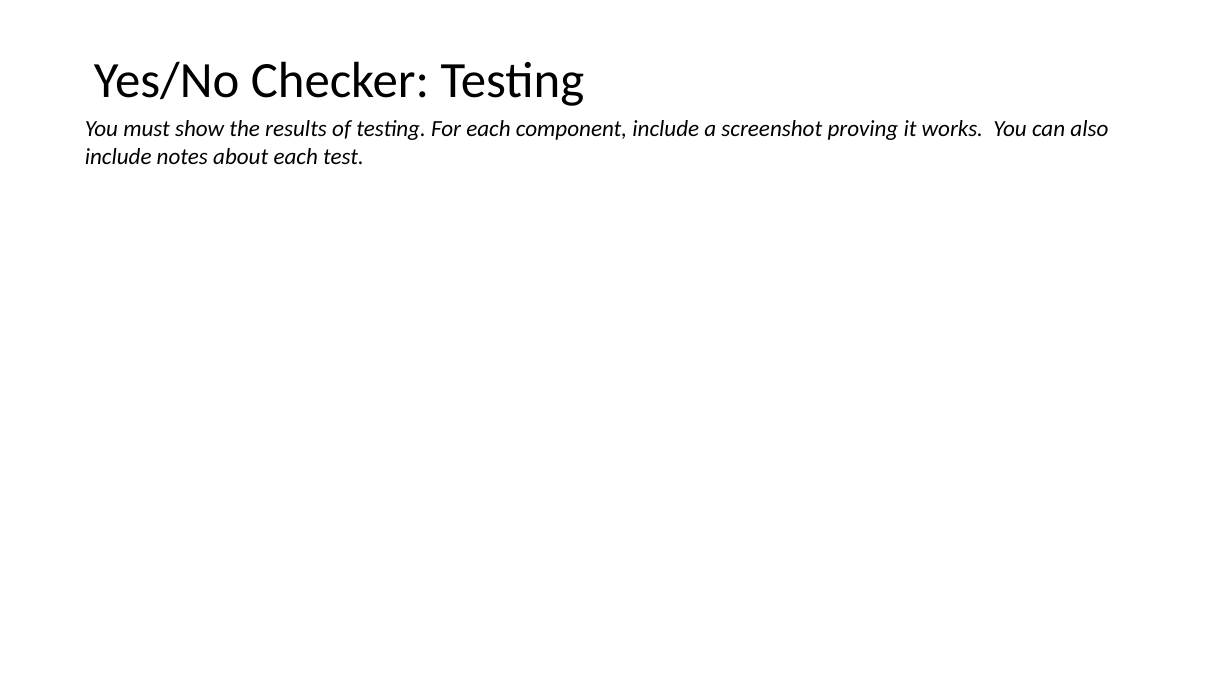
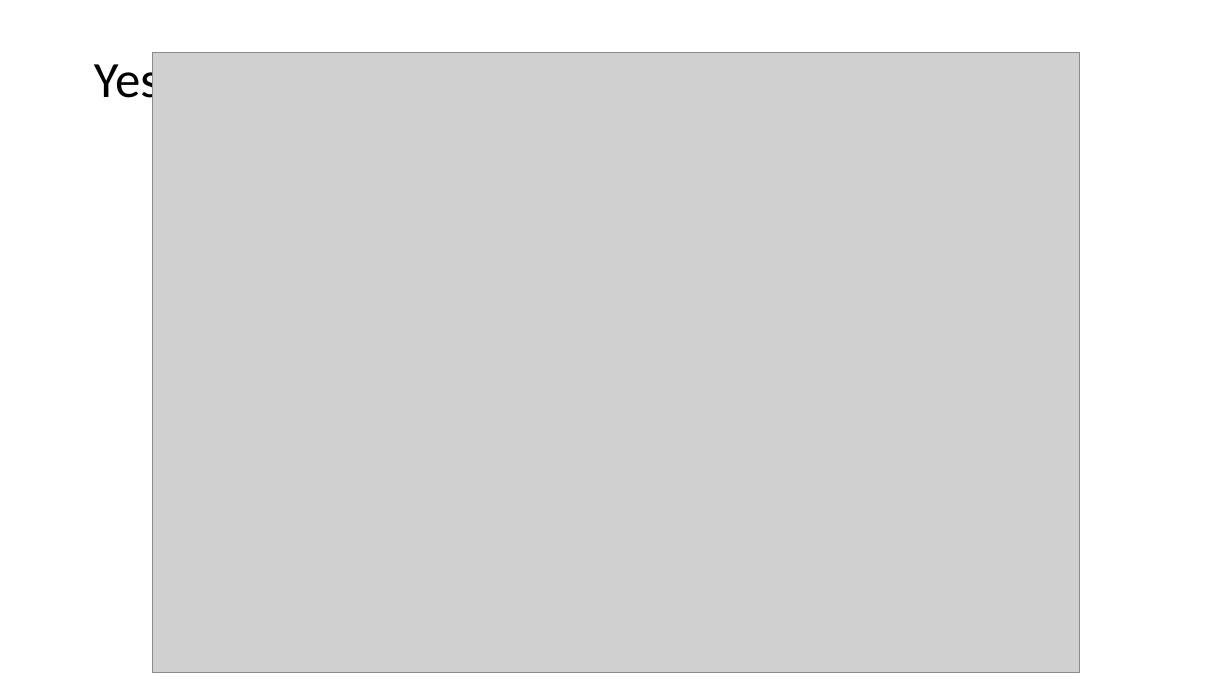
Before and after one commit to joshbatmiddleton/Lucky-Unicorn, a slide deck: slide 7 of Lucky Unicorn Documentation.pptx. Drawn at 1232x693 pixels with LibreOffice and Linux fonts; fonts in the diff are those of the drawing; grey boxes stand for pictures. Boxes give left, top, right and bottom in pixels: in the first picture for what was removed or moved away, otherwise in the second. Text is boxed around its words. In the diff, an @@ line names an element or a change of style, - is before the commit and + after.

```diff
--- a/Lucky Unicorn Documentation.pptx
+++ b/Lucky Unicorn Documentation.pptx
@@ picture added at (152,53,1079,673) @@
@@ text removed at (85,120,1108,164) @@
-You must show the results of testing. For each component, include a screenshot proving it works. You can also include notes about each test.
```
Also in this commit, not shown: 1 other file.
